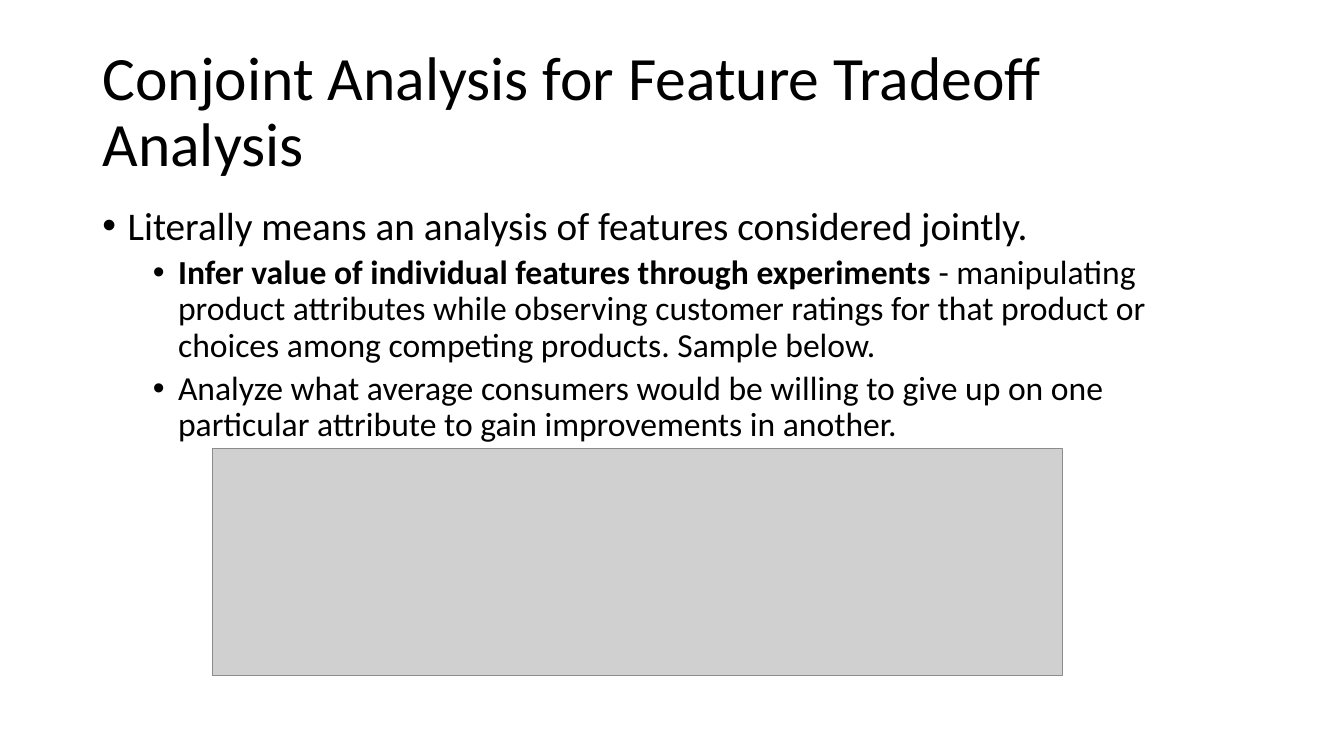
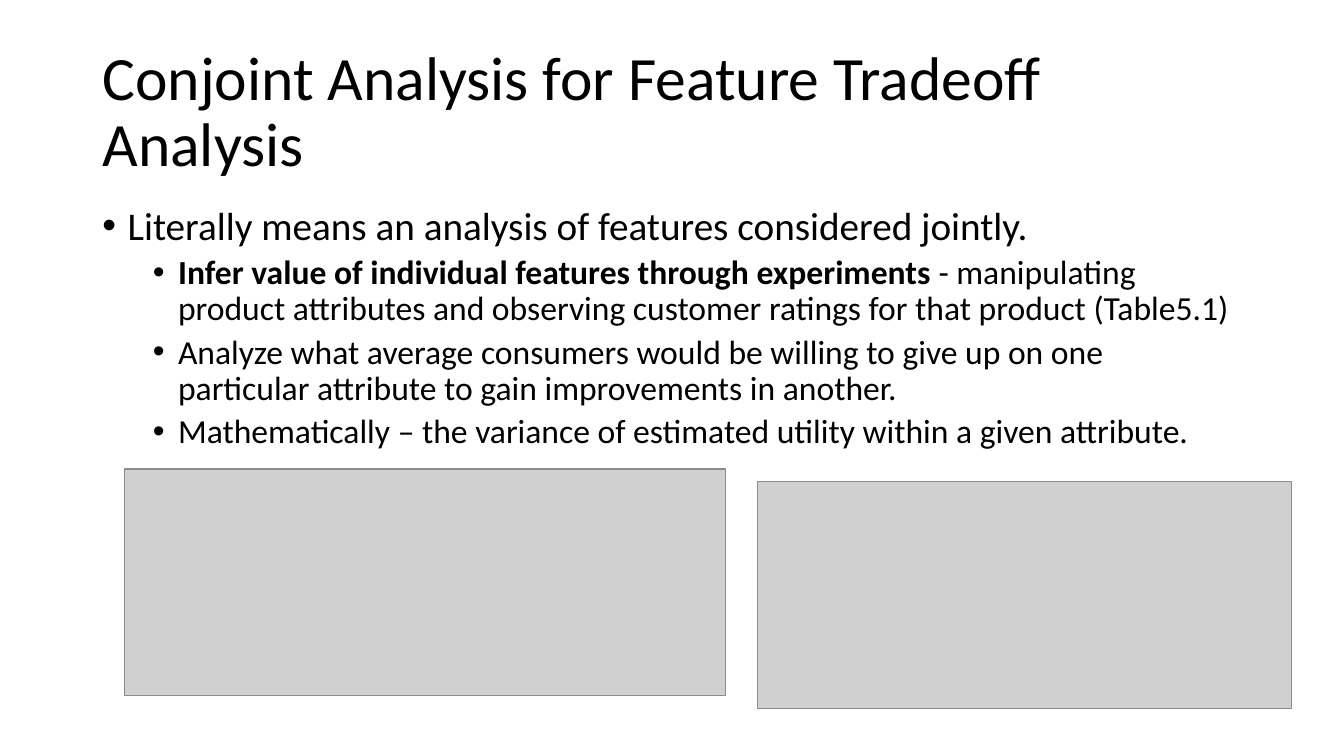
Before and after one commit to ginobaltazar7/MarketingDS, a slide deck: slide 4 of Marketing Analytics.pptx. Drawn at 1344x756 pixels with LibreOffice and Linux fonts; fonts in the diff are those of the drawing; grey boxes stand for pictures. Boxes give left, top, right and bottom in pixels: in the first picture for what was removed or moved away, otherwise in the second. Text is boxed around its words. In the diff, an @@ line names an element or a change of style, - is before the commit and + after.

```diff
--- a/Marketing Analytics.pptx
+++ b/Marketing Analytics.pptx
@@ text at bbox=[178, 260, 1229, 326]: text changed @@
-  • Infer value of individual features through experiments - manipulating product attributes while observing customer ratings for that product or choices among competing products. Sample below.
+  • Infer value of individual features through experiments - manipulating product attributes and observing customer ratings for that product (Table5.1)
@@ text at bbox=[178, 419, 1188, 449]: paragraph added @@
+  • Mathematically – the variance of estimated utility within a given attribute.
@@ picture: place and size @@
-picture at bbox=[213, 449, 1063, 676]
+picture at bbox=[124, 469, 726, 696]
@@ picture added at bbox=[758, 482, 1293, 710] @@
```
